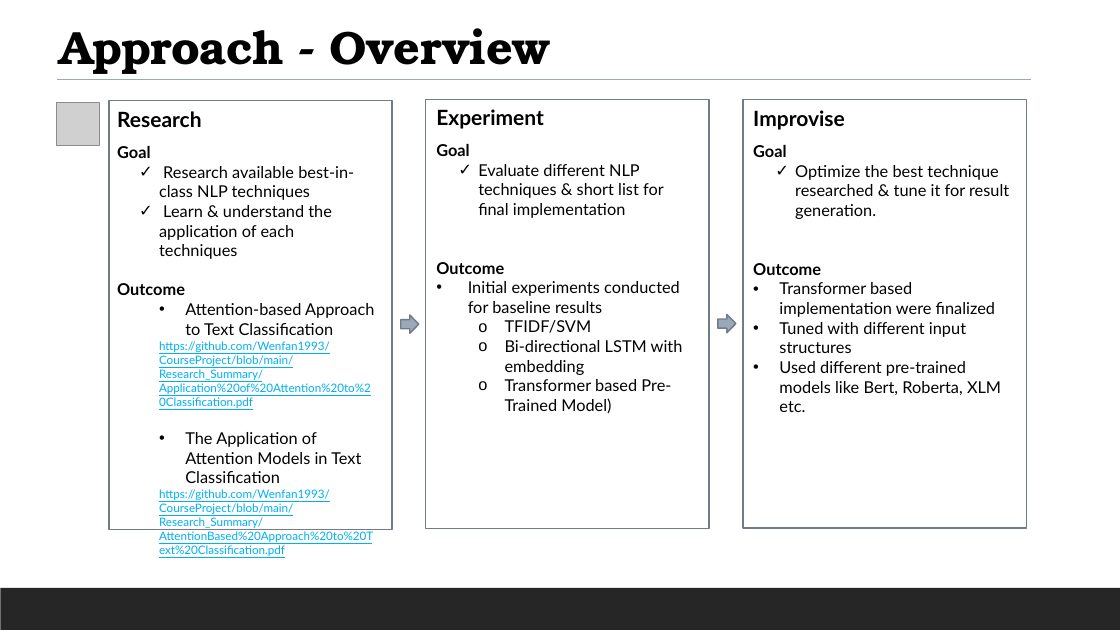
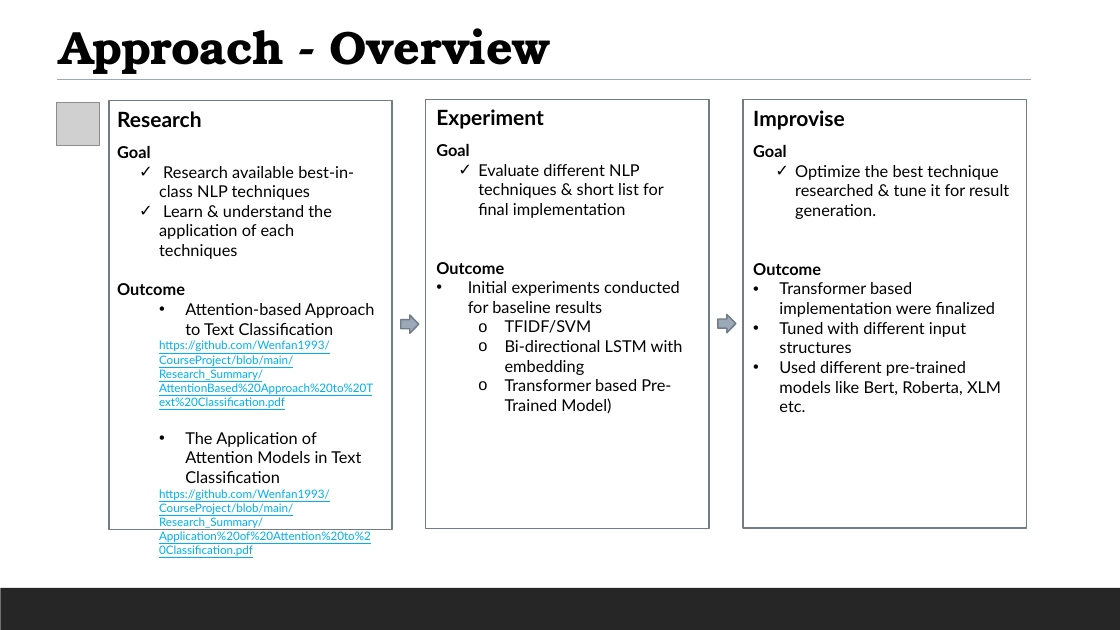
Before and after one commit to Wenfan1993/CourseProject, a slide deck: slide 4 of Text Classification Competition – Attention-based Transformers.pptx. Drawn at 1120x630 pixels with LibreOffice and Linux fonts; fonts in the diff are those of the drawing; grey boxes stand for pictures. Boxes give left, top, right and bottom in pixels: in the first picture for what was removed or moved away, otherwise in the second. Text is boxed around its words. In the diff, an @@ line names an element or a change of style, - is before the commit and + after.

Commit message:
update research papger

```diff
--- a/Text Classification Competition – Attention-based Transformers.pptx
+++ b/Text Classification Competition – Attention-based Transformers.pptx
@@ text at (159, 340, 373, 483): paragraphs added @@
+  https://github.com/Wenfan1993/CourseProject/blob/main/Research_Summary/AttentionBased%20Approach%20to%20Text%20Classification.pdf
+  • The Application of Attention Models in Text Classification
@@ text at (159, 432, 373, 556): paragraphs removed @@
-  • The Application of Attention Models in Text Classification
-  https://github.com/Wenfan1993/CourseProject/blob/main/Research_Summary/AttentionBased%20Approach%20to%20Text%20Classification.pdf
```
Also in this commit, not shown: 1 other slide changed.
